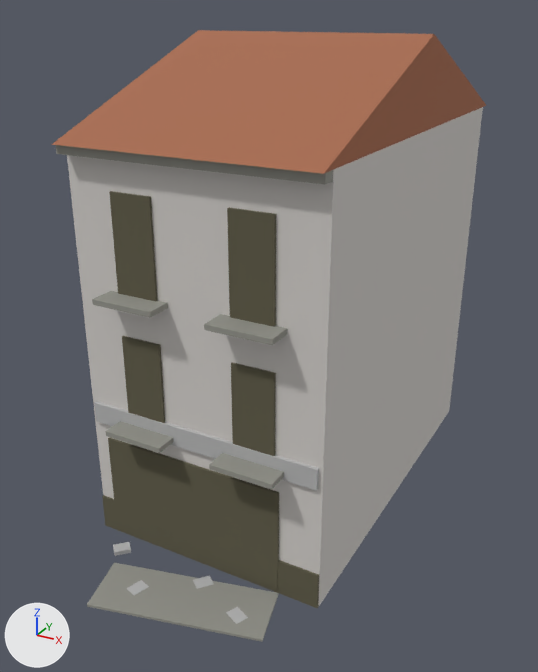
Two versions of the FBX model entregas/teo-modelado/pueblo-valenciano/BajoComercial/SM_BajoComercial_v3_Saqueada_LOD1.fbx, one commit apart.
The view is the same before and after, from a 50 mm lens placed at (8.16, -15.62, 12.09), pointed at (-0.08, -0.64, 4.6). Every picture has the same lights, and +X, +Y and +Z are marked at lower left. The older version comes first. Where no turn or scale is listed for an object, it has been applied to the vertices.

In view in the first picture: 'SM_pueblo_valenciano_v8_LOD1'.
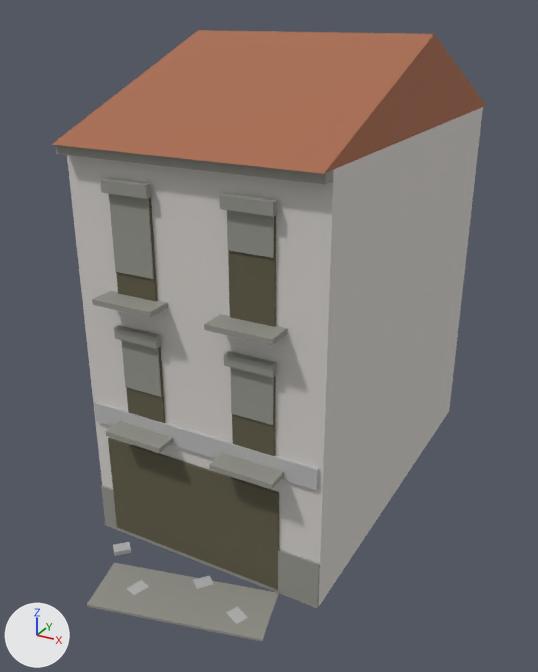
Location of each change, [x1, y1, x2, y2] in pixels of the pictures (538 x 672 px; the box of a moved part takes in the faces that stretch with it):
```json
{"part": 1, "of": "me_sm_pueblo_valenciano_v8_lod1_001", "change": "added", "after": [114, 325, 161, 349]}
{"part": 2, "of": "me_sm_pueblo_valenciano_v8_lod1_001", "change": "added", "after": [121, 340, 162, 397]}
{"part": 3, "of": "me_sm_pueblo_valenciano_v8_lod1_001", "change": "added", "after": [224, 351, 277, 378]}
{"part": 4, "of": "me_sm_pueblo_valenciano_v8_lod1_001", "change": "added", "after": [230, 367, 274, 425]}
{"part": 5, "of": "me_sm_pueblo_valenciano_v8_lod1_001", "change": "added", "after": [100, 178, 151, 199]}
{"part": 6, "of": "me_sm_pueblo_valenciano_v8_lod1_001", "change": "added", "after": [109, 194, 154, 279]}
{"part": 7, "of": "me_sm_pueblo_valenciano_v8_lod1_001", "change": "added", "after": [219, 193, 278, 216]}
{"part": 8, "of": "me_sm_pueblo_valenciano_v8_lod1_001", "change": "added", "after": [227, 210, 274, 258]}
{"part": 9, "of": "me_sm_pueblo_valenciano_v8_lod1_001", "change": "moved or reshaped", "before": [102, 495, 319, 608], "after": [101, 485, 320, 608]}
```

Scene script edits in JSON lines:
```json
{"block": "me_sm_pueblo_valenciano_v8_lod1_001", "where": "# used by ob_sm_pueblo_valenciano_v8_lod1; location = (0.0, 0.0, 0.0)"}
{"block": "me_sm_pueblo_valenciano_v8_lod1_001", "where": "# verts and faces of me_sm_pueblo_valenciano_v8_lod1_001; kept vertices keep their numbers, new ones are numbered from 174"}
{"block": "me_sm_pueblo_valenciano_v8_lod1_001", "where": "# before: 9 (-2.99, -4.01, 0.9) at pixel (102, 496), 11 (-2.99, -3.95, 0.9) at pixel (103, 494), 13 (2.99, -4.01, 0.9) at pixel (318, 576), 15 (2.99, -3.95, 0.9) at pixel (319, 574)"}
{"op": "remove", "block": "me_sm_pueblo_valenciano_v8_lod1_001", "code": "me_sm_pueblo_valenciano_v8_lod1_001.from_pydata(...)  # 174 vertices, 131 faces; spans x -3.0..3.0, y -6.44..6.44, z 0.0..11.6"}
{"op": "add", "block": "me_sm_pueblo_valenciano_v8_lod1_001", "code": "me_sm_pueblo_valenciano_v8_lod1_001.from_pydata(...)  # 238 vertices, 179 faces; spans x -3.0..3.0, y -6.44..6.44, z 0.0..11.6"}
{"block": "me_sm_pueblo_valenciano_v8_lod1_001", "change": "me_sm_pueblo_valenciano_v8_lod1_001 part 1: a new loose piece, a box spanning x -1.96..-0.84, y -4.19..-4.03, z 5.51..5.77, in mat_mat_paleta32 (picture img_t_paleta32_png)"}
{"block": "me_sm_pueblo_valenciano_v8_lod1_001", "change": "me_sm_pueblo_valenciano_v8_lod1_001 part 2: a new loose piece, a box spanning x -1.89..-0.91, y -4.058..-4.028, z 4.276..5.5, in mat_mat_paleta32 (picture img_t_paleta32_png)"}
{"block": "me_sm_pueblo_valenciano_v8_lod1_001", "change": "me_sm_pueblo_valenciano_v8_lod1_001 part 3: a new loose piece, a box spanning x 0.84..1.96, y -4.19..-4.03, z 5.51..5.77, in mat_mat_paleta32 (picture img_t_paleta32_png)"}
{"block": "me_sm_pueblo_valenciano_v8_lod1_001", "change": "me_sm_pueblo_valenciano_v8_lod1_001 part 4: a new loose piece, a box spanning x 0.91..1.89, y -4.058..-4.028, z 4.356..5.5, in mat_mat_paleta32 (picture img_t_paleta32_png)"}
{"block": "me_sm_pueblo_valenciano_v8_lod1_001", "change": "me_sm_pueblo_valenciano_v8_lod1_001 part 5: a new loose piece, a box spanning x -1.96..-0.84, y -4.19..-4.03, z 8.71..8.97, in mat_mat_paleta32 (picture img_t_paleta32_png)"}
{"block": "me_sm_pueblo_valenciano_v8_lod1_001", "change": "me_sm_pueblo_valenciano_v8_lod1_001 part 6: a new loose piece, a box spanning x -1.89..-0.91, y -4.058..-4.028, z 7.011..8.7, in mat_mat_paleta32 (picture img_t_paleta32_png)"}
{"block": "me_sm_pueblo_valenciano_v8_lod1_001", "change": "me_sm_pueblo_valenciano_v8_lod1_001 part 7: a new loose piece, a box spanning x 0.84..1.96, y -4.19..-4.03, z 8.71..8.97, in mat_mat_paleta32 (picture img_t_paleta32_png)"}
{"block": "me_sm_pueblo_valenciano_v8_lod1_001", "change": "me_sm_pueblo_valenciano_v8_lod1_001 part 8: a new loose piece, a box spanning x 0.91..1.89, y -4.058..-4.028, z 7.897..8.7, in mat_mat_paleta32 (picture img_t_paleta32_png)"}
{"block": "me_sm_pueblo_valenciano_v8_lod1_001", "change": "me_sm_pueblo_valenciano_v8_lod1_001 part 9"}
{"op": "add", "block": "me_sm_pueblo_valenciano_v8_lod1_001", "code": "for i in [9, 11, 13, 15]: verts[i] += (0.0, 0.0, 0.3)"}
```
